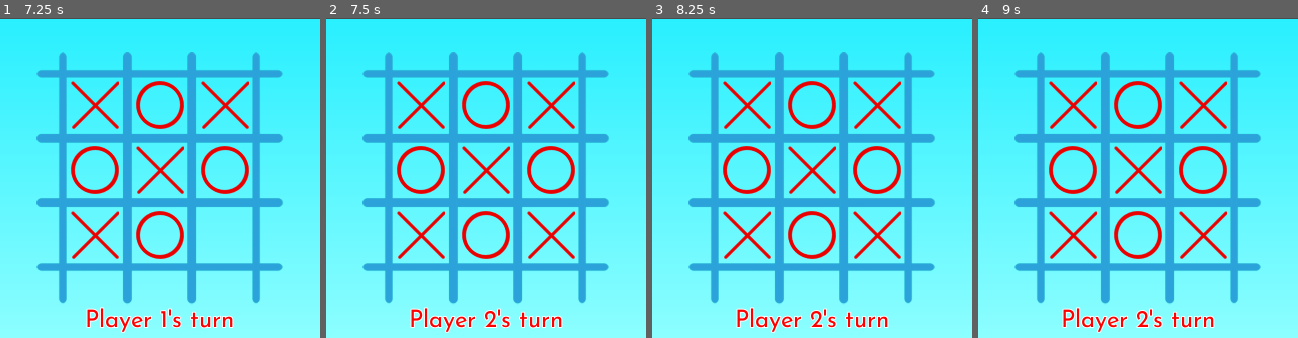
Above: before the commit, frames 1-4 (left to right).
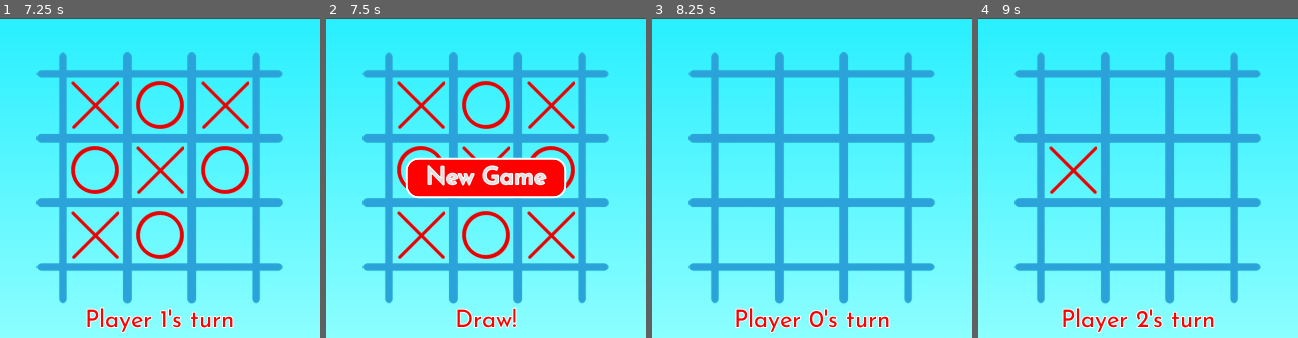
Above: after the commit, the same moments.

Repository: eimlav/tic-tac-godot
Game: Godot game, scene res://scenes/Main.tscn
Two runs of this game, one before a commit and one after it. Both use one fixed random seed, a clock stepped at 60 frames per second and the inputs below.
Inputs (mouse positions are in pixels of both pictures, inside the frame that each line leads up to):
- Up to frame 1 (7.25 s): click "New Game" at 0.5 s; tap Enter at 1.25, 2.75, 4.25 s; move the mouse to (96, 104) at 1.27 s; click (96, 104) at 1.35 s; tap Space at 2, 3.5, 5 s; move the mouse to (160, 104) at 2.02 s; click (160, 104) at 2.1 s; move the mouse to (224, 104) at 2.77 s; click (224, 104) at 2.85 s; move the mouse to (96, 171) at 3.52 s; click (96, 171) at 3.6 s; move the mouse to (160, 171) at 4.27 s; click (160, 171) at 4.35 s; move the mouse to (224, 171) at 5.02 s; click (224, 171) at 5.1 s; move the mouse to (96, 235) at 5.77 s; click (96, 235) at 5.85 s; move the mouse to (160, 235) at 6.52 s; click (160, 235) at 6.6 s
- Up to frame 2 (7.5 s): move the mouse to (550, 235) at 7.27 s; click (550, 235) at 7.35 s
- Up to frame 3 (8.25 s): click (812, 178) at 8 s, where only the run after the commit has a clickable "New Game"
- Up to frame 4 (9 s): move the mouse to (1074, 194) at 8.77 s; click (1074, 194) at 8.85 s

Frame 1 is identical in both runs. In frame 2, 7.8% of the frame differs, in the area x 24-76%, y 43-99%; in frame 3, 6.1%; in frame 4, 5.2%.

Commit message:
Add game draw condition

Diff:
--- a/scenes/Main.gd
+++ b/scenes/Main.gd
@@ -6,6 +6,7 @@
 
 var current_player = null
 var game_active = false
+var turn = 0
 
 var state = [
 	-1,-1,-1,
@@ -37,6 +38,7 @@
 func start():
 	current_player = Common.PlayerType.ONE
 	game_active = true
+	turn = 0
 
 	for piece in pieces.get_children():
 		piece.reset()
@@ -79,7 +81,13 @@
 	for win_state in win_states:
 		if player_state == win_state:
 			set_message("Player %s wins!" % (current_player + 1))
-			end_game()
+			return end_game()
+
+	turn += 1
+
+	if turn == 9:
+		set_message("Draw!")
+		end_game()
 
 func add_player_state(index : int, player : int):
 	state[index] = player
